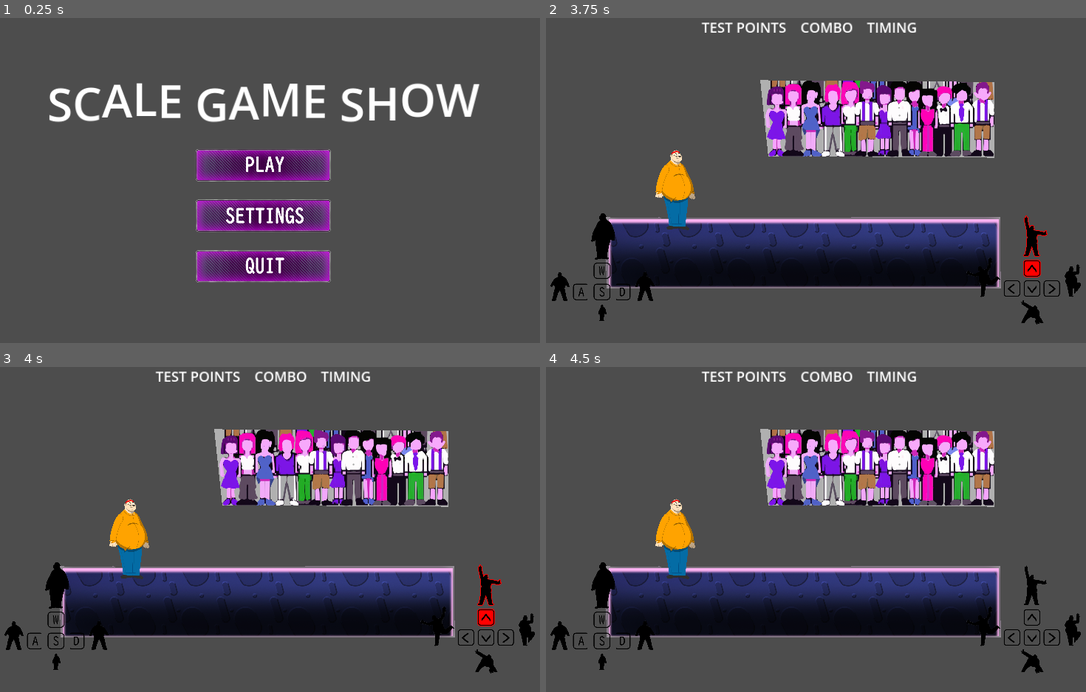
Above: before the commit, frames 1-4 (two rows, left to right).
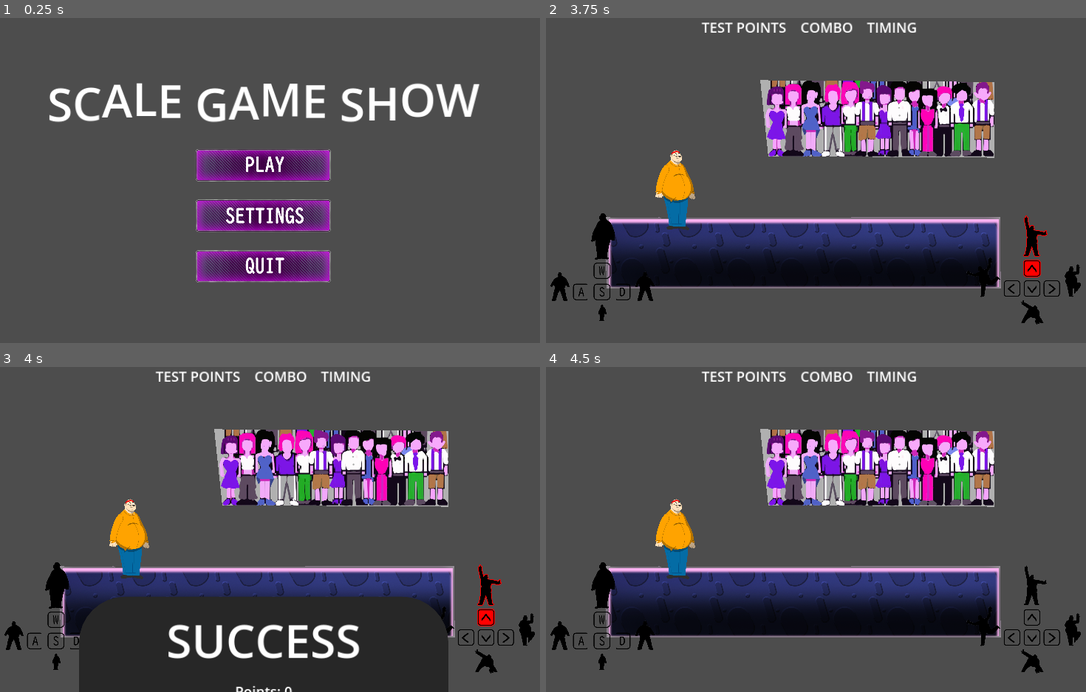
Above: after the commit, the same moments.

Repository: onegm/Scale-Game-Show
Game: Godot game, scene res://UI/main_menu/menu_screen.tscn
Same seed, same stepped clock (60 frames per second), same inputs: the game is played once before the commit and once after it.
Inputs (mouse positions are in pixels of both pictures, inside the frame that each line leads up to):
- Up to frame 1 (0.25 s): no input
- Up to frame 2 (3.75 s): click (810, 164) at 0.5 s; tap Enter at 1.25, 2.75 s; hold Right (pose_right) 1.28-2.03 s; tap A (look_left) at 1.35, 2.85 s; tap Space at 2, 3.5 s; hold Down (pose_down) 2.03-2.78 s; tap D (look_right) at 2.1, 3.6 s; hold Right (pose_right) 2.78-3.53 s; hold Up (pose_up) from 3.53 s (still down)
- Up to frame 3 (4 s): keep holding Up (pose_up)
- Up to frame 4 (4.5 s): release Up (pose_up) at 4.25 s; click (810, 578) at 4.25 s, where only the run after the commit has a clickable "Try Again"

Frames 1-2 are identical in both runs. In frame 3, 18% of the frame differs, in the area x 14-84%, y 70-100%; in frame 4, nothing differs.
Error after the commit: Assertion failed: RESOURCE NOT FOUND: res://songs/song_timestamps/song_2.txt2.txt (res://songs/song_sequence.gd:16)

Commit message:
wall breaks when pose missed

Diff:
--- a/UI/GUI/gui.gd
+++ b/UI/GUI/gui.gd
@@ -20,6 +20,7 @@
 func _ready() -> void:
 	SignalBus.score_update.connect(on_score_update)
 	SignalBus.settings_updated.connect(on_settings_updated)
+	SignalBus.song_ended.connect(on_music_finished)
 	$VBoxContainer.move_child($VBoxContainer/LowContainer, int(!Game.settings["ControlsOnTop"]))
 
 func on_score_update(new_points : int, combo : int, timing : String):
--- a/autoloaders/signal_bus.gd
+++ b/autoloaders/signal_bus.gd
@@ -4,3 +4,4 @@
 signal score_update(points : int, combo : int, timing : String)
 signal player_miss
 signal settings_updated
+signal song_ended
--- a/levels/Level1.tscn
+++ b/levels/Level1.tscn
@@ -14,7 +14,7 @@
 [node name="LevelBackground" parent="." instance=ExtResource("2_qthyg")]
 
 [node name="WallSpawnPoint" type="Marker2D" parent="."]
-position = Vector2(1136, 475)
+position = Vector2(1500, 475)
 
 [node name="Player" parent="." instance=ExtResource("1_c3ycx")]
 position = Vector2(355, 475)
--- a/project.godot
+++ b/project.godot
@@ -13,6 +13,7 @@
 config/name="ScaleGameShow"
 run/main_scene="res://UI/main_menu/menu_screen.tscn"
 config/features=PackedStringArray("4.2", "GL Compatibility")
+run/max_fps=30
 config/icon="res://icon.png"
 
 [audio]
@@ -30,6 +31,7 @@
 window/size/viewport_width=1280
 window/size/viewport_height=720
 window/stretch/mode="canvas_items"
+window/ios/allow_high_refresh_rate=false
 
 [filesystem]
 
--- a/songs/song_sequence.gd
+++ b/songs/song_sequence.gd
@@ -18,6 +18,7 @@
 
 func _ready():
 	add_child(song)
+	song.finished.connect(func(): SignalBus.song_ended.emit())
 	add_child(time_sequence)
 	var song_file = song_sequence_file.get_line()
 	assert(ResourceLoader.exists(song_file), "Resource does not exist at: " + song_file)
--- a/walls/Wall.tscn
+++ b/walls/Wall.tscn
@@ -82,8 +82,12 @@
 "speed": 5.0
 }]
 
+[sub_resource type="RectangleShape2D" id="RectangleShape2D_stfi1"]
+size = Vector2(234, 536)
+
 [node name="Wall" type="Area2D"]
 scale = Vector2(0.5, 0.5)
+collision_layer = 0
 script = ExtResource("1_skayl")
 
 [node name="Cutout" parent="." instance=ExtResource("2_7uj5q")]
@@ -107,7 +111,31 @@
 position = Vector2(14, -344)
 shape = SubResource("RectangleShape2D_wwqmh")
 
+[node name="WallPieces" type="Node2D" parent="."]
+visible = false
+position = Vector2(10, 0)
+
+[node name="LeftWall" type="Polygon2D" parent="WallPieces"]
+scale = Vector2(0.23, 0.25)
+offset = Vector2(-1992, -2665)
+texture = ExtResource("3_pjrlj")
+polygon = PackedVector2Array(1780, 11.1111, 1835.56, 75.5556, 1577.78, 328.889, 2108.89, 857.778, 1577.78, 1388.89, 2106.67, 1908.89, 1577.42, 2425.81, 1841.94, 2674.19, 445.161, 2758.06, 432.258, 9.67743)
+uv = PackedVector2Array(1780, 11.1111, 1835.56, 75.5556, 1577.78, 328.889, 2108.89, 857.778, 1577.78, 1388.89, 2106.67, 1908.89, 1577.42, 2425.81, 1841.94, 2674.19, 445.161, 2758.06, 432.258, 9.67743)
+
+[node name="RightWall" type="Polygon2D" parent="WallPieces"]
+scale = Vector2(0.23, 0.25)
+offset = Vector2(-1992, -2665)
+texture = ExtResource("3_pjrlj")
+polygon = PackedVector2Array(1837.78, 71.1111, 1577.78, 333.333, 2104.44, 860, 1577.78, 1384.44, 2104.44, 1908.89, 1577.78, 2428.89, 1837.78, 2662.22, 1828.89, 2757.78, 3351.11, 2764.44, 3320, 8.88885, 1833.33, 13.3333)
+uv = PackedVector2Array(1837.78, 71.1111, 1577.78, 333.333, 2104.44, 860, 1577.78, 1384.44, 2104.44, 1908.89, 1577.78, 2428.89, 1837.78, 2662.22, 1828.89, 2757.78, 3351.11, 2764.44, 3320, 8.88885, 1833.33, 13.3333)
+
 [node name="Outlines" type="AnimatedSprite2D" parent="."]
 sprite_frames = SubResource("SpriteFrames_wrvex")
 animation = &"2"
 offset = Vector2(0, -375)
+
+[node name="CurrentWallDetector" type="Area2D" parent="."]
+
+[node name="CollisionShape2D" type="CollisionShape2D" parent="CurrentWallDetector"]
+position = Vector2(107, -258)
+shape = SubResource("RectangleShape2D_stfi1")
--- a/walls/wall.gd
+++ b/walls/wall.gd
@@ -5,16 +5,20 @@
 @onready var cutout_cover = $CutoutCover
 @onready var wall_cover = $CutoutCover/WallCover
 @onready var outlines = $Outlines
+@onready var current_wall_detector := $CurrentWallDetector
 
 var postureDTO : PostureDTO
 var speed = Game.WALL_SPEED
+var is_current_wall := false
 
 func _ready():
 	area_exited.connect(on_area_exited)
+	SignalBus.player_miss.connect(on_player_missed)
+	current_wall_detector.area_entered.connect(func(_area): is_current_wall=true)
+	current_wall_detector.area_exited.connect(func(_area): is_current_wall=false)
 
 func on_area_exited(_area):
 	SignalBus.wall_hit.emit(postureDTO)
-
 
 func _physics_process(delta):
 	global_position.x -= speed*delta
@@ -38,3 +42,17 @@
 	wall.scale /= new_scale
 	wall_cover.scale /= new_scale
 	outlines.scale = Vector2.ONE*new_scale
+
+func on_player_missed():
+	if is_current_wall:
+		break_wall()
+
+func break_wall():
+	$WallPieces.visible = true
+	outlines.visible = false
+	cutout.visible = false
+	cutout_cover.visible = false
+	var tween = get_tree().create_tween().set_parallel(true)
+	tween.tween_property($WallPieces/LeftWall, "rotation", -2, 1)
+	tween.tween_property($WallPieces/RightWall, "rotation", 2, 1)
+	tween.chain().tween_callback($WallPieces.queue_free)
--- a/walls/wall_spawner.gd
+++ b/walls/wall_spawner.gd
@@ -17,18 +17,20 @@
 	wall_sequence = load(wall_sequence_path).new()
 
 func spawn_wall():
+	var new_wall = wall_scene.instantiate()
+	add_sibling(new_wall)
+	return new_wall
+
+func spawn_wall_from_sequence():
 	if !wall_sequence.has_next():
 		return
 	var next_posture = wall_sequence.next();
-
-	var new_wall = wall_scene.instantiate()
-	add_sibling(new_wall)
-	new_wall.set_posture_from_DTO(next_posture)
+	var wall = spawn_wall()
+	wall.set_posture_from_DTO(next_posture)
 
 func spawn_random_wall():
-	var new_wall = wall_scene.instantiate()
-	add_sibling(new_wall)
-	new_wall.set_posture_from_DTO(PostureDTO.get_random_wall())
+	var wall = spawn_wall()
+	wall.set_posture_from_DTO(PostureDTO.get_random_wall())
 
 func offset_time_by_position(new_time_sequence : FloatIterator, player_position : Vector2):
 	distance = player_position.distance_to(global_position)
@@ -46,4 +48,4 @@
 	if time < 0:
 		return
 	await get_tree().create_timer(time, false).timeout
-	spawn_wall()
+	spawn_wall_from_sequence()
Not shown: 1 places in UI/main_menu/menu_screen.tscn that only renumber resources
Not shown: 1 places in walls/Wall.tscn that only renumber resources
